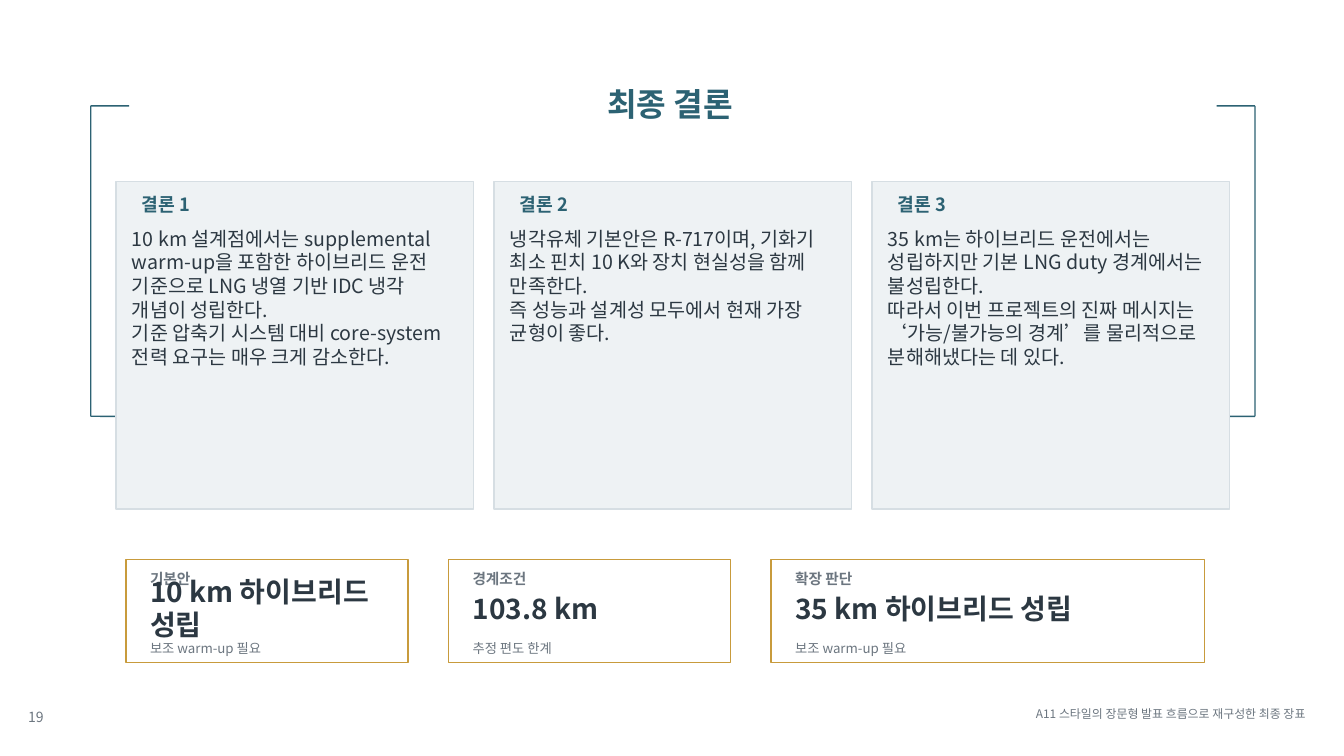
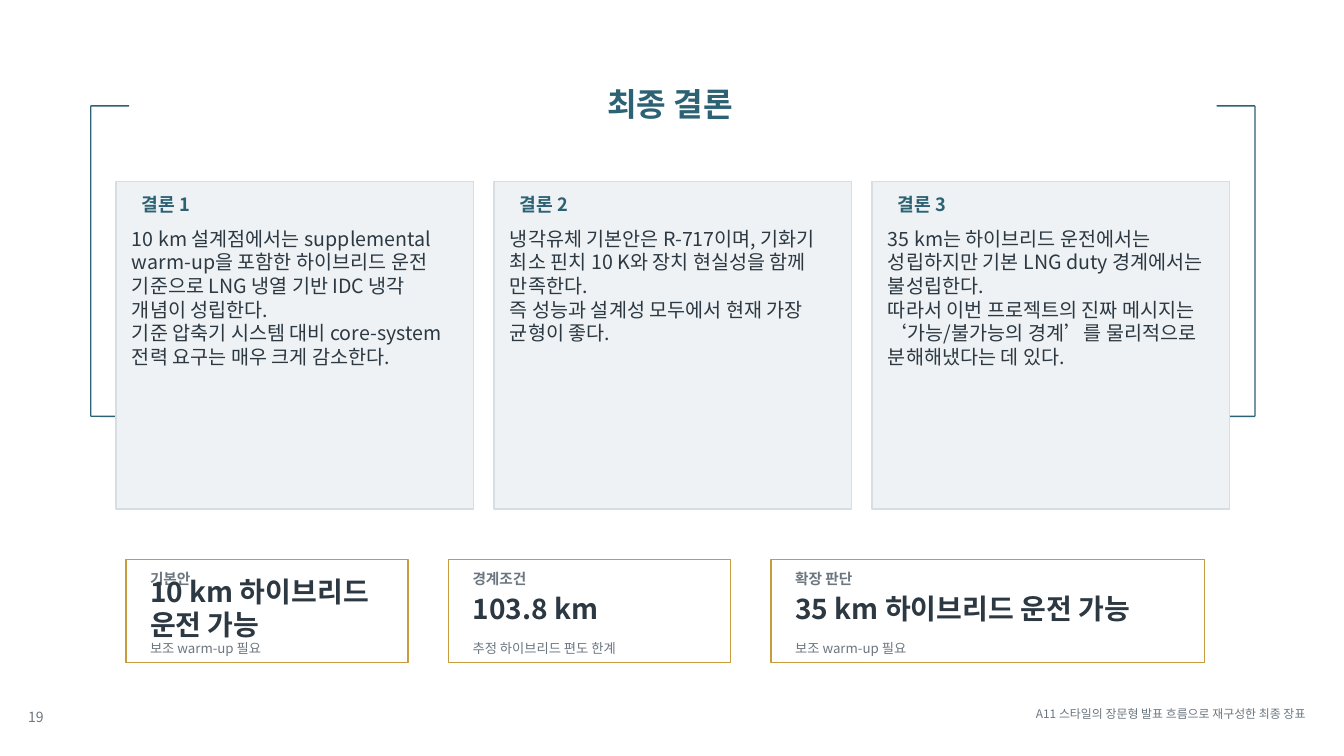
Before and after one commit to CuriousN006/lng-idc-design-study, a slide deck: slide 19 of deliverables/presentation_draft.pptx. Drawn at 1344x756 pixels with LibreOffice and Linux fonts; fonts in the diff are those of the drawing. Boxes give left, top, right and bottom in pixels: in the first picture for what was removed or moved away, otherwise in the second. Text is boxed around its words. In the diff, an @@ line names an element or a change of style, - is before the commit and + after.

```diff
--- a/deliverables/presentation_draft.pptx
+++ b/deliverables/presentation_draft.pptx
@@ text at (x1=150, y1=574, x2=369, y2=643): text changed @@
-10 km 하이브리드 성립
+10 km 하이브리드 운전 가능
@@ text at (x1=795, y1=595, x2=1130, y2=622): text changed @@
-35 km 하이브리드 성립
+35 km 하이브리드 운전 가능
@@ text at (x1=473, y1=642, x2=615, y2=654): text changed @@
-추정 편도 한계
+추정 하이브리드 편도 한계
```
Also in this commit, not shown: 3 other slides changed, 13 other files.
